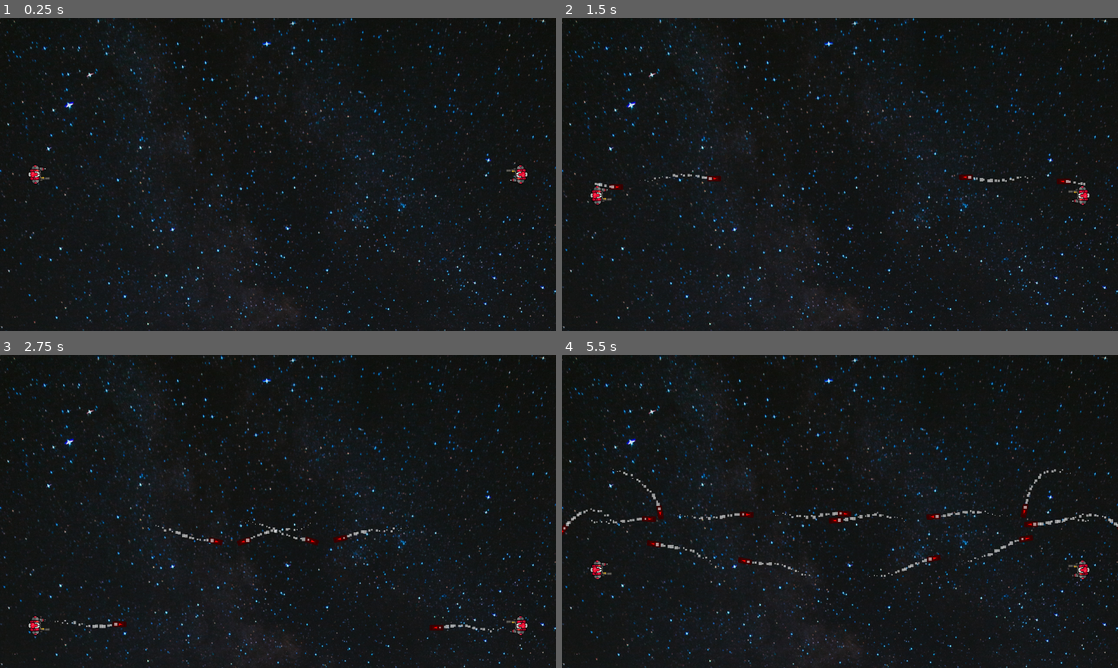
Above: before the commit, frames 1-4 (two rows, left to right).
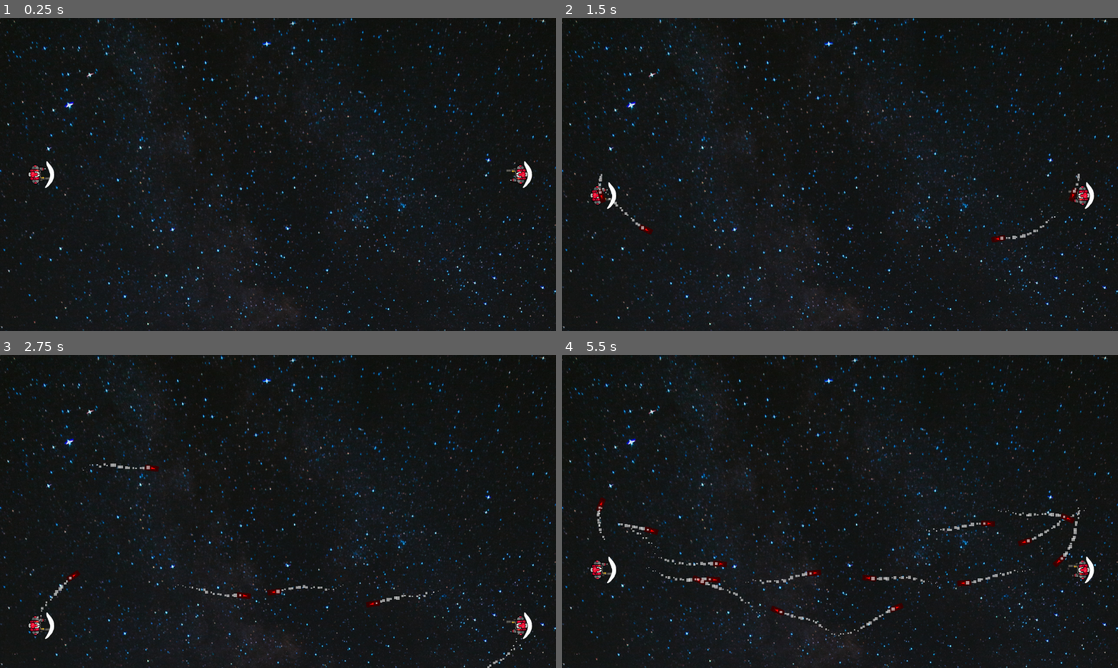
Above: after the commit, the same moments.

Repository: fivemoreminix/mechtoid
Game: Godot game, scene res://assets/scenes/Game.tscn
Same seed, same stepped clock (60 frames per second), same inputs: the game is played once before the commit and once after it. The engine's default icon, where the game draws it, is replaced by a stand-in: a white triangle on a blue panel in a dark square.
Inputs:
- Up to frame 1 (0.25 s): no input
- Up to frame 2 (1.5 s): tap Enter at 0.5 s; hold D (right) 0.53-1.28 s; tap Space (fire_missile) at 0.6, 1.35 s; hold S (down) from 1.28 s (still down)
- Up to frame 3 (2.75 s): release S (down) at 2.03 s; hold D (right) from 2.03 s (still down); tap Space (fire_missile) at 2.1 s
- Up to frame 4 (5.5 s): release D (right) at 2.78 s; hold W (up) 2.78-3.53 s; tap Space (fire_missile) every 0.75 s from 2.85 to 5.1 s; hold A (left) 3.53-5.03 s; hold S (down) from 5.03 s (still down)

The runs differ from the first frame. In frame 1, 0.1% of the frame differs, in the area x 8-96%, y 45-55%; in frame 2, 0.7%; in frame 3, 1.2%; in frame 4, 2.6%, in the area x 0-100%, y 36-91%.

Commit message:
Shield reflections

Diff:
--- a/assets/scenes/Player.tscn
+++ b/assets/scenes/Player.tscn
@@ -1,10 +1,15 @@
-[gd_scene load_steps=4 format=2]
+[gd_scene load_steps=7 format=2]
 
 [ext_resource path="res://assets/Robot/robot.png" type="Texture" id=1]
 [ext_resource path="res://assets/scripts/player_controller.gd" type="Script" id=2]
+[ext_resource path="res://assets/graphics/shield.png" type="Texture" id=3]
+[ext_resource path="res://assets/scripts/PlayerShield.gd" type="Script" id=4]
 
 [sub_resource type="RectangleShape2D" id=1]
-extents = Vector2( 21.4736, 21.4933 )
+extents = Vector2( 16.3176, 21.4933 )
+
+[sub_resource type="RectangleShape2D" id=2]
+extents = Vector2( 10.2512, 32.3022 )
 
 [node name="Player" type="Area2D" groups=[
 "player",
@@ -18,9 +23,23 @@
 texture = ExtResource( 1 )
 
 [node name="CollisionShape2D" type="CollisionShape2D" parent="."]
+position = Vector2( -5.42728, 0 )
 shape = SubResource( 1 )
 
 [node name="MissileSpawn" type="Position2D" parent="."]
 position = Vector2( 0, 8.8185 )
+
+[node name="Shield" type="Area2D" parent="."]
+position = Vector2( 24, 0 )
+script = ExtResource( 4 )
+
+[node name="ShieldSprite" type="Sprite" parent="Shield"]
+scale = Vector2( 0.5, 0.5 )
+texture = ExtResource( 3 )
+
+[node name="CollisionShape2D" type="CollisionShape2D" parent="Shield"]
+position = Vector2( 1.88775, 0 )
+shape = SubResource( 2 )
 [connection signal="area_entered" from="." to="." method="_on_area_entered"]
 [connection signal="area_exited" from="." to="." method="_on_Player_area_exited"]
+[connection signal="area_entered" from="Shield" to="Shield" method="_on_area_entered"]
--- a/assets/scenes/missiles/Missile.tscn
+++ b/assets/scenes/missiles/Missile.tscn
@@ -3,6 +3,8 @@
 [ext_resource path="res://assets/scripts/missile.gd" type="Script" id=1]
 [ext_resource path="res://assets/scenes/missiles/HumanMissile.tscn" type="PackedScene" id=2]
 
-[node name="Missile" type="Area2D"]
+[node name="Missile" type="Area2D" groups=[
+"missile",
+]]
 script = ExtResource( 1 )
 inner_missile_scene = ExtResource( 2 )
--- /dev/null
+++ b/assets/scripts/PlayerShield.gd
@@ -0,0 +1,24 @@
+extends Area2D
+
+
+func set_shield_enabled(val: bool) -> void:
+	visible = val
+	monitoring = val # Won't detect collisions if disabled
+
+
+func _ready() -> void:
+	pass
+
+
+func _on_area_entered(area: Area2D) -> void:
+	# TODO:
+	# if missile: deflect it
+	if area.is_in_group("missile"):
+		pass
+		if area.can_deflect():
+			area.deflected()
+			area.rotate(deg2rad(180))
+			area.set_target(get_parent().get_opponent_node())
+		else:
+			set_shield_enabled(false)
+	pass
--- a/assets/scripts/human_missile.gd
+++ b/assets/scripts/human_missile.gd
@@ -20,3 +20,18 @@
 	# Apply sinoid wave
 	var up = m.transform.basis_xform(Vector2.UP)
 	m.position += up * sin(Engine.get_frames_drawn() / 5.0)
+
+
+# get_damage() returns a number between 0.0 and 1.0 determining how much
+# damage the missile should do.
+func get_damage() -> float:
+	return (bounces / float(max_bounces)) * 1.0
+
+
+func can_deflect() -> bool:
+	return bounces < max_bounces
+
+
+# Let the missile know it got deflected
+func deflected() -> void:
+	bounces += 1
--- a/assets/scripts/missile.gd
+++ b/assets/scripts/missile.gd
@@ -26,7 +26,7 @@
 # Not necessarily the parent of this node.
 var owning_node: Node setget set_owner, get_owner
 # direction is global and normalized.
-var target_node: Node
+var target_node: Node setget set_target
 
 
 func set_owner(new: Node) -> void:
@@ -34,6 +34,9 @@
 
 func get_owner() -> Node:
 	return owning_node
+
+func set_target(new: Node) -> void:
+	target_node = new
 
 
 func _ready() -> void:
--- a/assets/scripts/player_controller.gd
+++ b/assets/scripts/player_controller.gd
@@ -90,8 +90,9 @@
 	m.set_owner(self)
 	get_tree().root.add_child(m)
 	m.target_node = get_opponent_node()
-	m.global_position = $MissileSpawn.global_position
-	m.look_at(m.to_global(Vector2.LEFT if facing_opposite else Vector2.RIGHT))
+	m.global_position = global_position
+	m.look_at($MissileSpawn.global_position)
+#	m.look_at(m.to_global(Vector2.LEFT if facing_opposite else Vector2.RIGHT))
 
 
 func _on_area_entered(area):
--- a/script_templates/missile.gd
+++ b/script_templates/missile.gd
@@ -6,10 +6,20 @@
 
 # Called every _physics_update. Determines the movement of the missile.
 move(target_node: Vector2, physics_delta: float) -> void:
-	pass
+	var m = get_parent()
+	pass # TODO: Handle movement
 
 
 # get_damage() returns a number between 0.0 and 1.0 determining how much
 # damage the missile should do.
-get_damage() -> float:
+func get_damage() -> float:
 	return 0.5
+
+
+func can_deflect() -> bool:
+	return true # TODO: Implement
+
+
+# Let the missile know it got deflected
+func deflected() -> void:
+	pass # TODO: Handle being deflected
Binary file added: assets/graphics/shield.png
Not shown, added: assets/graphics/shield.png.import
